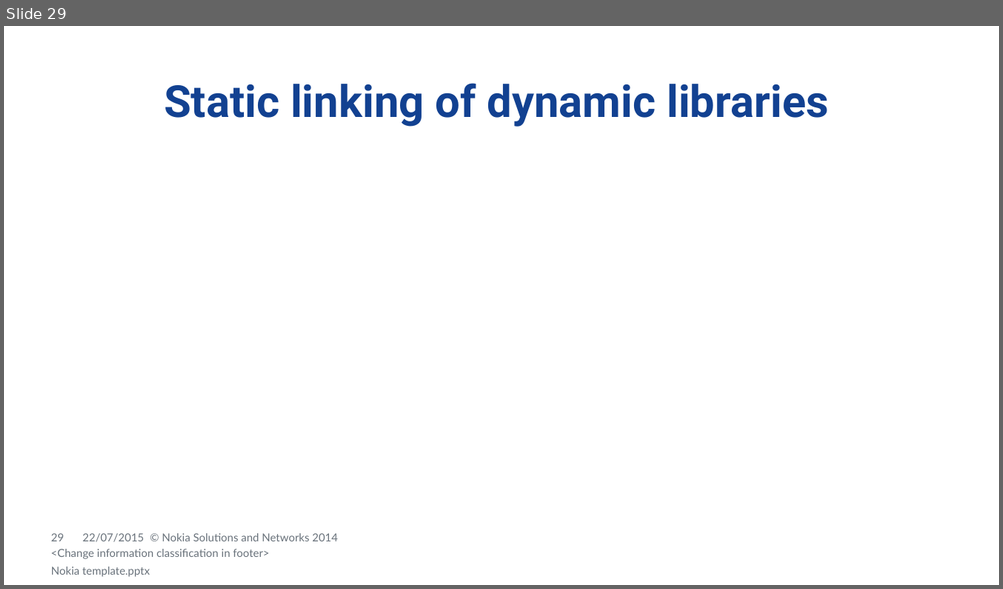
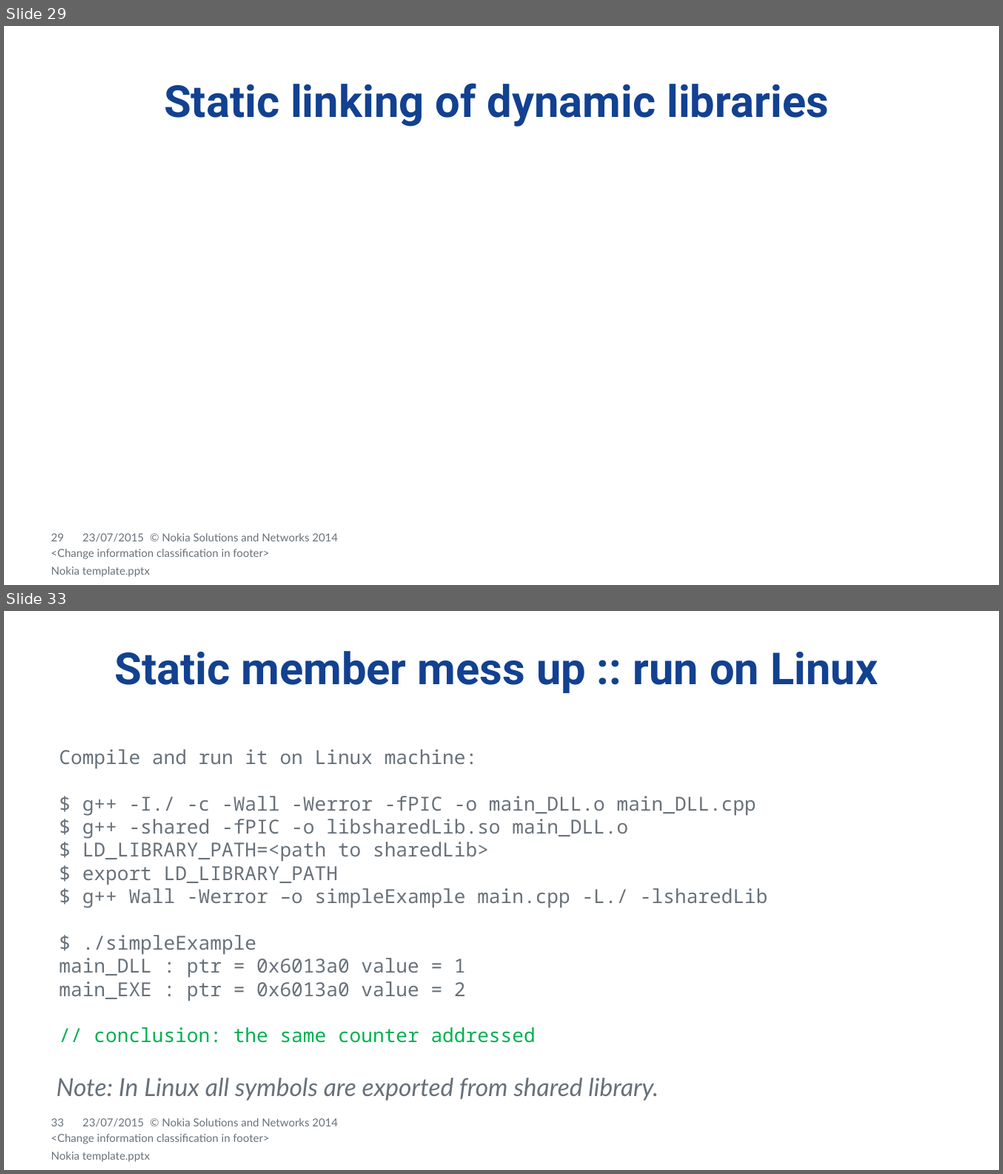
Before and after one commit to dendibakh/Linker, a slide deck: Diving into C++ linker.pptx. Shown one above the other, each under a label of ours: slide 29 before the commit, slides 29 and 33 after it; the slides between them are not shown. The pictures are 1003x589 and 1003x1174 pixels, drawn with LibreOffice and Linux fonts; fonts in the diff are those of the drawing; background and template pictures are left out. Boxes give left, top, right and bottom in pixels: in the first picture for what was removed or moved away, otherwise in the second. Text is boxed around its words. In the diff, an @@ line names an element or a change of style, - is before the commit and + after.

Commit message:
Added some pictures. Addede StaticMemberMessUp example.

```diff
--- a/Diving into C++ linker.pptx
+++ b/Diving into C++ linker.pptx
@@ slide 33 added at (4, 611, 999, 1170), background #FFFFFF; not listed: 13 template elements that a slide beside it also shows @@
@@ title added at (115, 651, 877, 693), 32 pt, text #124191, bold @@
+Static member mess up :: run on Linux
@@ text added at (59, 749, 768, 1043), 14 pt, text #68717A @@
+Compile and run it on Linux machine:
+$ g++ -I./ -c -Wall -Werror -fPIC -o main_DLL.o main_DLL.cpp
+$ g++ -shared -fPIC -o libsharedLib.so main_DLL.o
+$ LD_LIBRARY_PATH=<path to sharedLib>
+$ export LD_LIBRARY_PATH
+$ g++ Wall -Werror –o simpleExample main.cpp -L./ -lsharedLib
+$ ./simpleExample
+main_DLL : ptr = 0x6013a0 value = 1
+main_EXE : ptr = 0x6013a0 value = 2
+// conclusion: the same counter addressed
@@ text added at (57, 1078, 658, 1101), 18 pt, text #68717A, italic @@
+  Note: In Linux all symbols are exported from shared library.
@@ text added at (51, 1134, 269, 1145), 8 pt, text #68717A @@
+<Change information classification in footer>
@@ slide 29 changed as well @@
@@ text at (82, 534, 144, 543): text changed @@
-22/07/2015
+23/07/2015
```
Also in this commit, not shown: 31 other slides changed, 15 other slides added, 1 slide removed, 8 other files.
